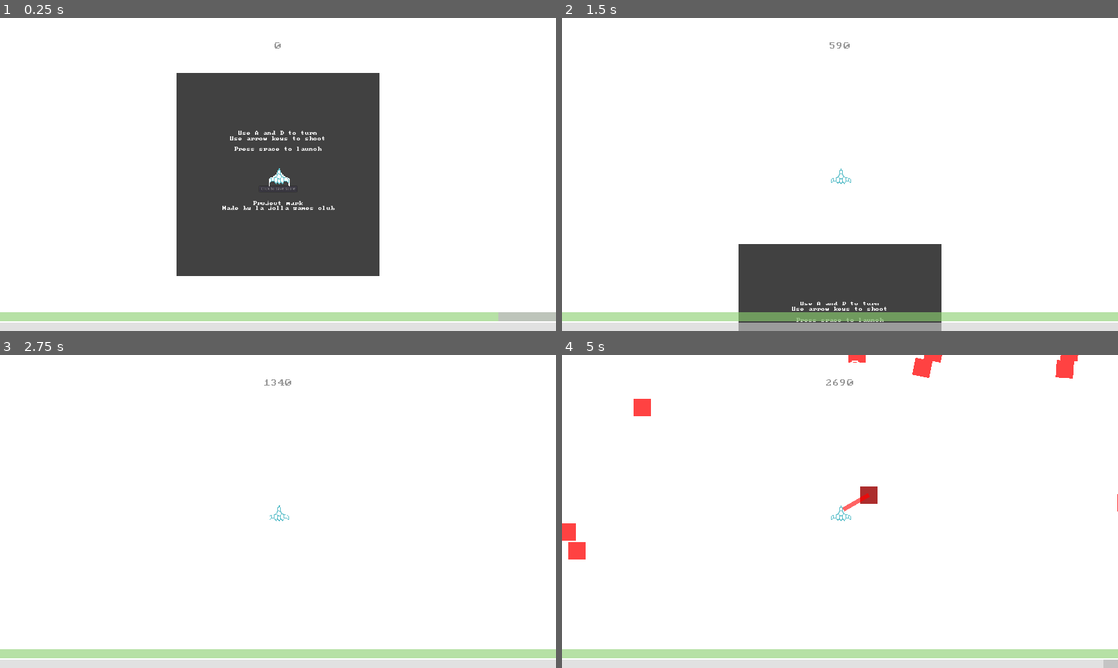
Above: before the commit, frames 1-4 (two rows, left to right).
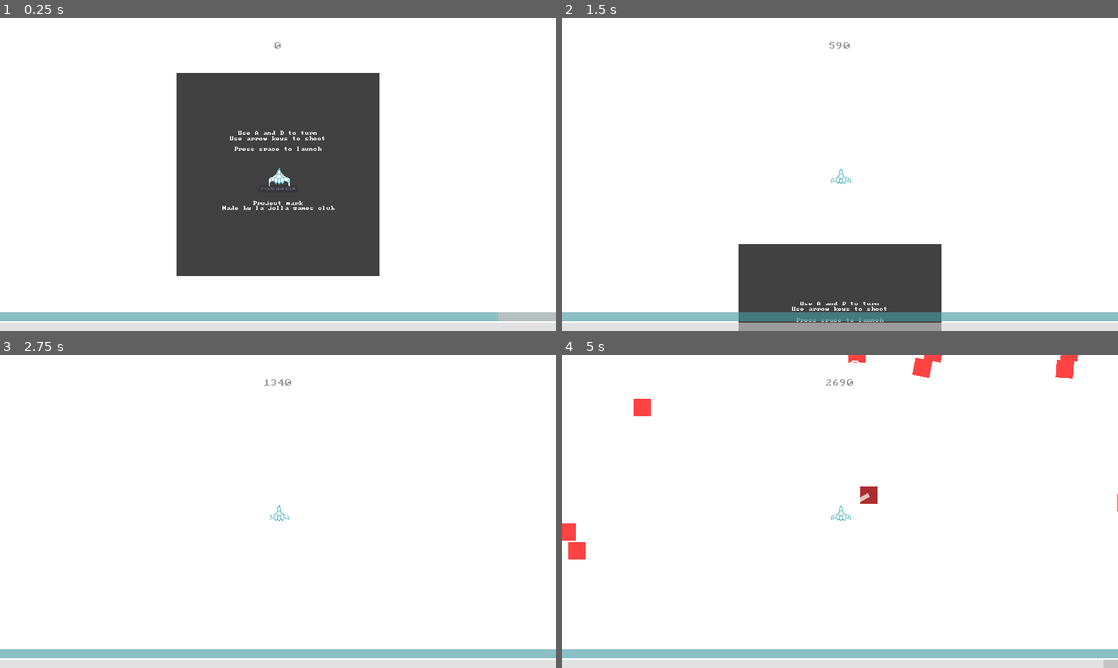
Above: after the commit, the same moments.

Repository: lajollagamesclub/project-mark
Game: Godot game, scene res://Main.tscn
Two runs of this game, one before a commit and one after it. Both use one fixed random seed, a clock stepped at 60 frames per second and the inputs below. The engine's default icon, where the game draws it, is replaced by a stand-in: a white triangle on a blue panel in a dark square.
Inputs:
- Up to frame 1 (0.25 s): no input
- Up to frame 2 (1.5 s): tap Space (g_reset) at 0.5, 1.25 s; hold E (g_dash_right) 0.53-1.28 s; hold S (g_down) from 1.28 s (still down)
- Up to frame 3 (2.75 s): tap Space (g_reset) at 2 s; release S (g_down) at 2.03 s; hold E (g_dash_right) from 2.03 s (still down)
- Up to frame 4 (5 s): tap Space (g_reset) at 2.75, 3.5, 4.25 s; release E (g_dash_right) at 2.78 s; hold Up (g_fire_up) 2.78-3.53 s; hold Q (g_dash_left) from 3.53 s (still down)

The runs differ from the first frame. In frame 1, 2.6% of the frame differs, in the area x 0-90%, y 94-97%; in frame 2, 2.9%; in frame 3, 2.9%; in frame 4, 3.0%, in the area x 0-100%, y 44-97%.

Commit message:
Update beams and health bar to color scheme

Diff:
--- a/src/AsteroidVisualizations.gd
+++ b/src/AsteroidVisualizations.gd
@@ -13,9 +13,9 @@
 	for b in get_bodies_in_group():
 		var line_vector: Vector2 = to_local(b.global_position)
 		var closeness_fraction: float = 1.2 - line_vector.length()/$CollisionShape2D.shape.radius
-		var line_color: Color = Color(1, 0, 0)
+		var line_color: Color = Color(1, 1, 1)
 		if player_state.fuel >= 99.0:
-			line_color = Color(0, 1, 0)
+			line_color = Color("#60c1cc")
 		line_color.a = closeness_fraction
 		draw_line(Vector2(), line_vector, line_color, lerp(1.0, 20.0, closeness_fraction))
 
--- a/src/Main.tscn
+++ b/src/Main.tscn
@@ -197,7 +197,7 @@
 theme = ExtResource( 11 )
 
 [node name="HealthBar" type="ProgressBar" parent="UI/Bars"]
-modulate = Color( 0.690196, 1, 0.564706, 0.501961 )
+modulate = Color( 0.376471, 0.756863, 0.8, 0.501961 )
 margin_right = 1920.0
 margin_bottom = 30.0
 size_flags_vertical = 3
